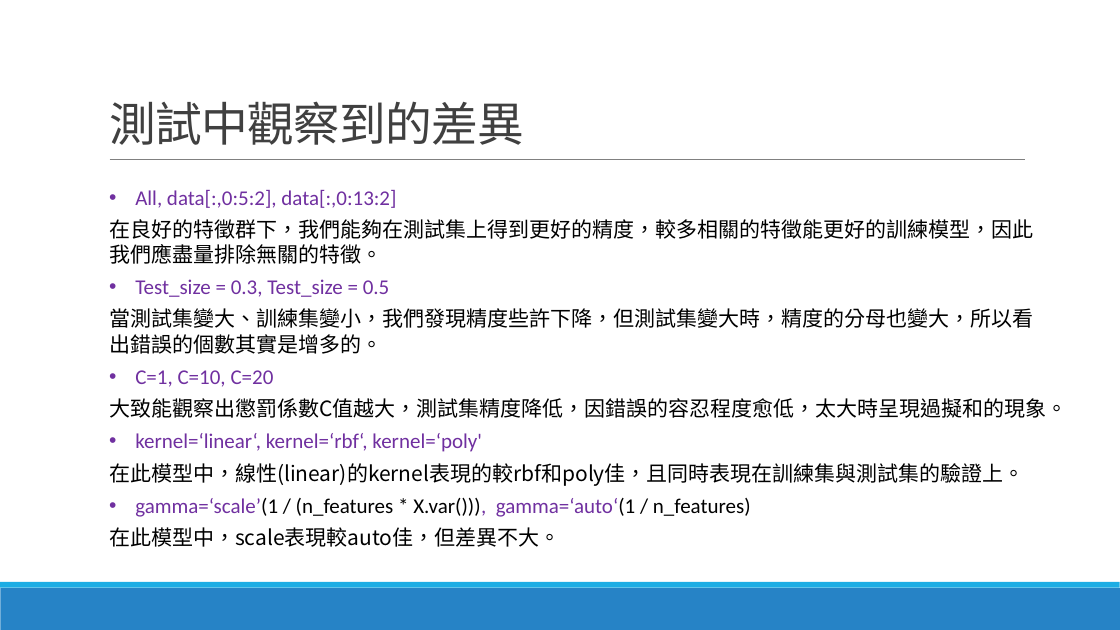
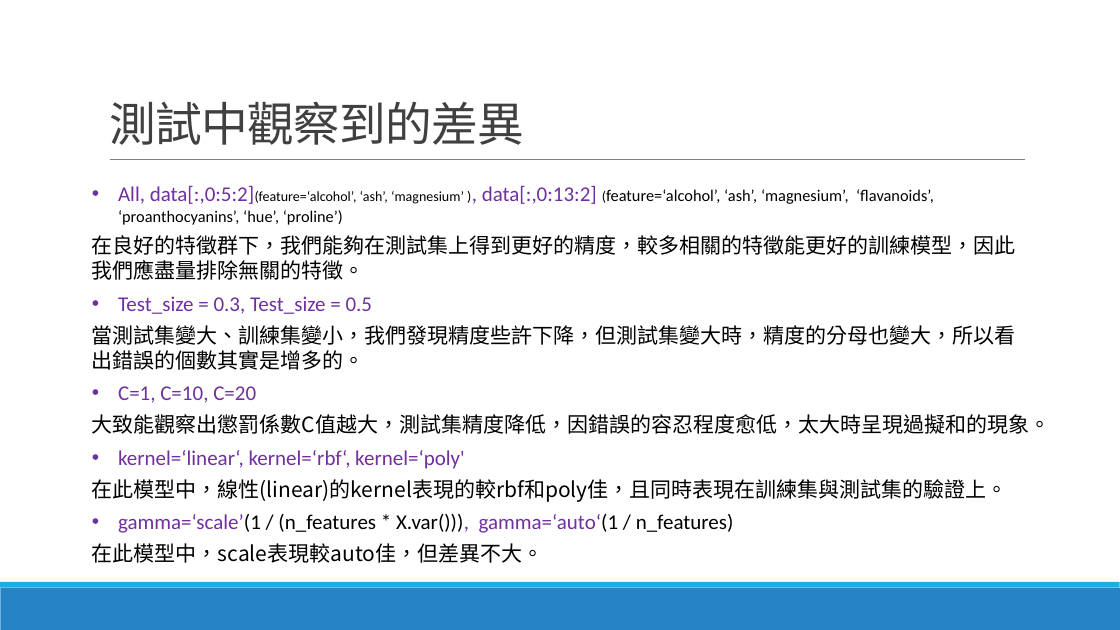
Before and after one commit to lohsuan/Multimedia-Tech, a slide deck: slide 4 of Project4_第三組_小組報告/Project4_第三組_小組報告.pptx. Drawn at 1120x630 pixels with LibreOffice and Linux fonts; fonts in the diff are those of the drawing. Boxes give left, top, right and bottom in pixels: in the first picture for what was removed or moved away, otherwise in the second. Text is boxed around its words. In the diff, an @@ line names an element or a change of style, - is before the commit and + after.

```diff
--- a/Project4_第三組_小組報告/Project4_第三組_小組報告.pptx
+++ b/Project4_第三組_小組報告/Project4_第三組_小組報告.pptx
@@ text "All, data[:,0:5:2](feature=‘alcohol’, ‘ash’, ‘magnesium’ ), ...": place and size @@
-text "All, data[:,0:5:2](feature=‘alcohol’, ‘ash’, ‘magnesium’ ), ..." at (109, 190, 1067, 547)
+text "All, data[:,0:5:2](feature=‘alcohol’, ‘ash’, ‘magnesium’ ), ..." at (92, 186, 1050, 563)
@@ text at (118, 186, 934, 225): text changed; size 18 to 14 pt; text colour #7030A0 to #000000 @@
-• All, data[:,0:5:2], data[:,0:13:2]
+• All, data[:,0:5:2](feature=‘alcohol’, ‘ash’, ‘magnesium’ ), data[:,0:13:2] (feature=‘alcohol’, ‘ash’, ‘magnesium’, ‘flavanoids’, ‘proanthocyanins’, ‘hue’, ‘proline’)
```
Also in this commit, not shown: 1 other file.
